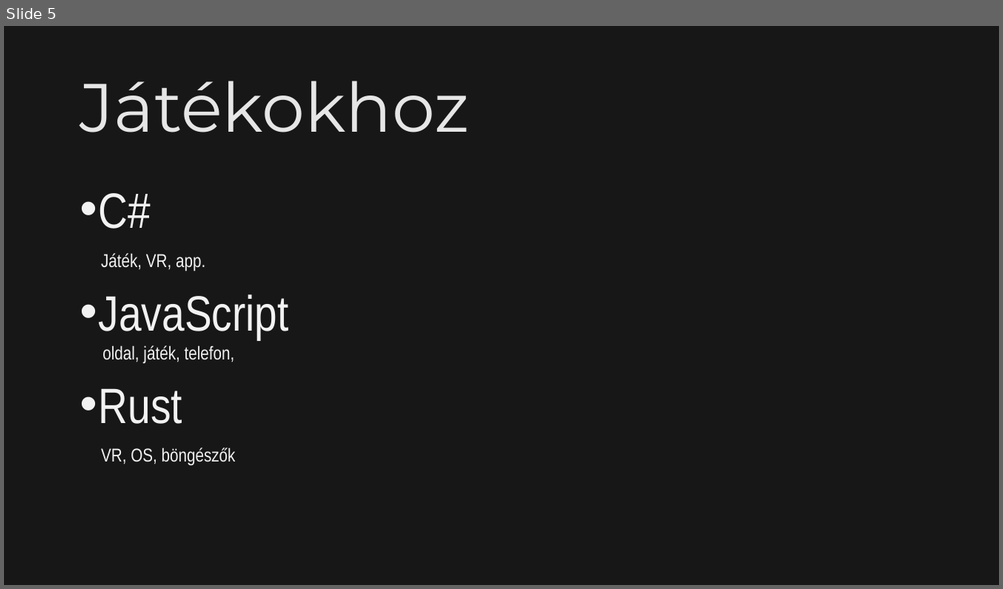
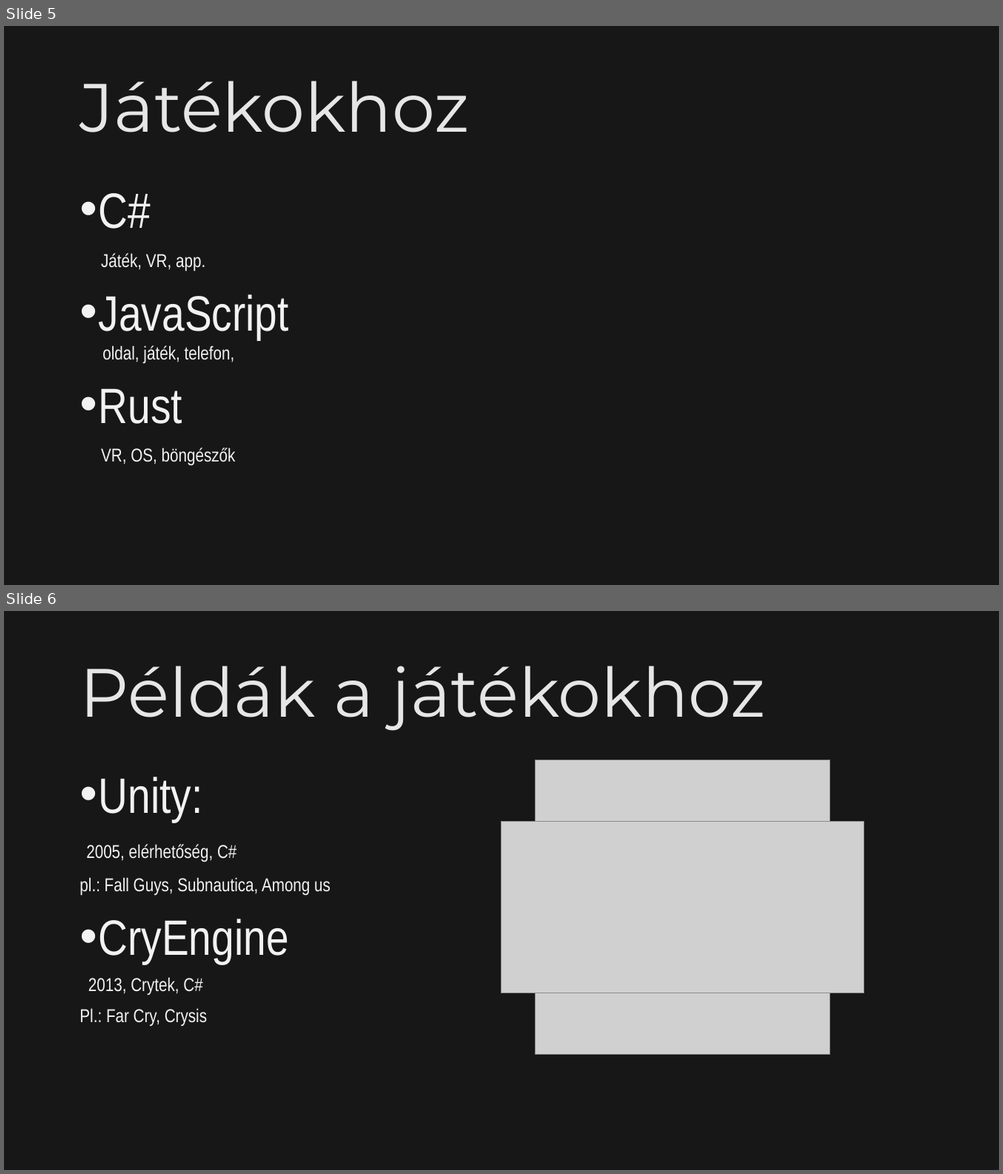
Before and after one commit to PiciMadar/IKTproba01, a slide deck: szakmaivalamiigen.pptx. Shown one above the other, each under a label of ours: slide 5 before the commit, slides 5 and 6 after it. The pictures are 1003x589 and 1003x1174 pixels, drawn with LibreOffice and Linux fonts; fonts in the diff are those of the drawing; grey boxes stand for pictures. Boxes give left, top, right and bottom in pixels: in the first picture for what was removed or moved away, otherwise in the second. Text is boxed around its words. In the diff, an @@ line names an element or a change of style, - is before the commit and + after.

```diff
--- a/szakmaivalamiigen.pptx
+++ b/szakmaivalamiigen.pptx
@@ slide 6 added at (x1=4, y1=611, x2=999, y2=1170), background #181717 @@
@@ title added at (x1=79, y1=666, x2=765, y2=731), 66 pt, text #E7E6E6 @@
+Példák a játékokhoz
@@ picture added at (x1=535, y1=760, x2=830, y2=1055) @@
@@ text added at (x1=79, y1=777, x2=330, y2=1027), 18 pt, text #F2F2F2 @@
+• Unity:
+2005, elérhetőség, C#
+pl.: Fall Guys, Subnautica, Among us
+• CryEngine
+2013, Crytek, C#
+Pl.: Far Cry, Crysis
@@ picture added at (x1=502, y1=821, x2=864, y2=994) @@
```
Also in this commit, not shown: 2 slides changed, 3 slides removed.
